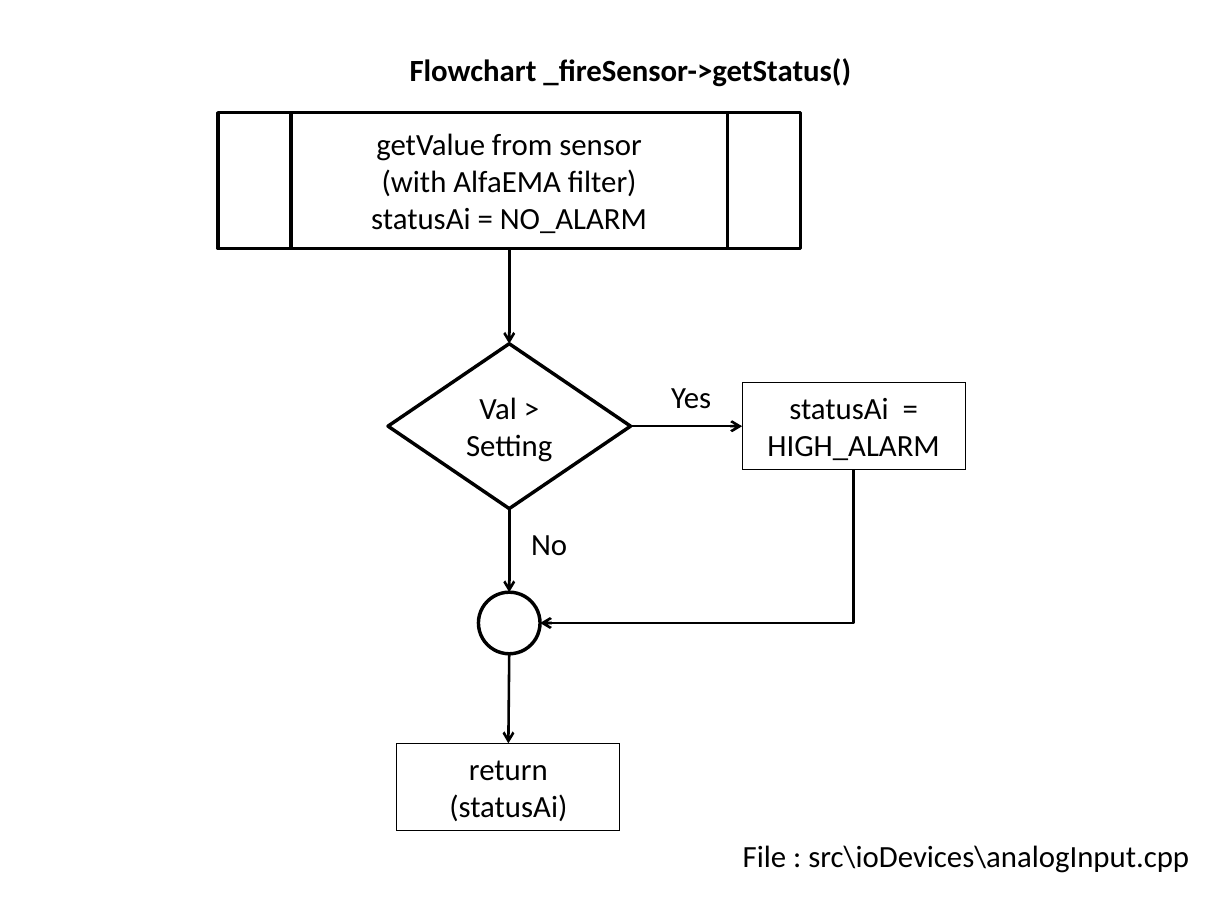
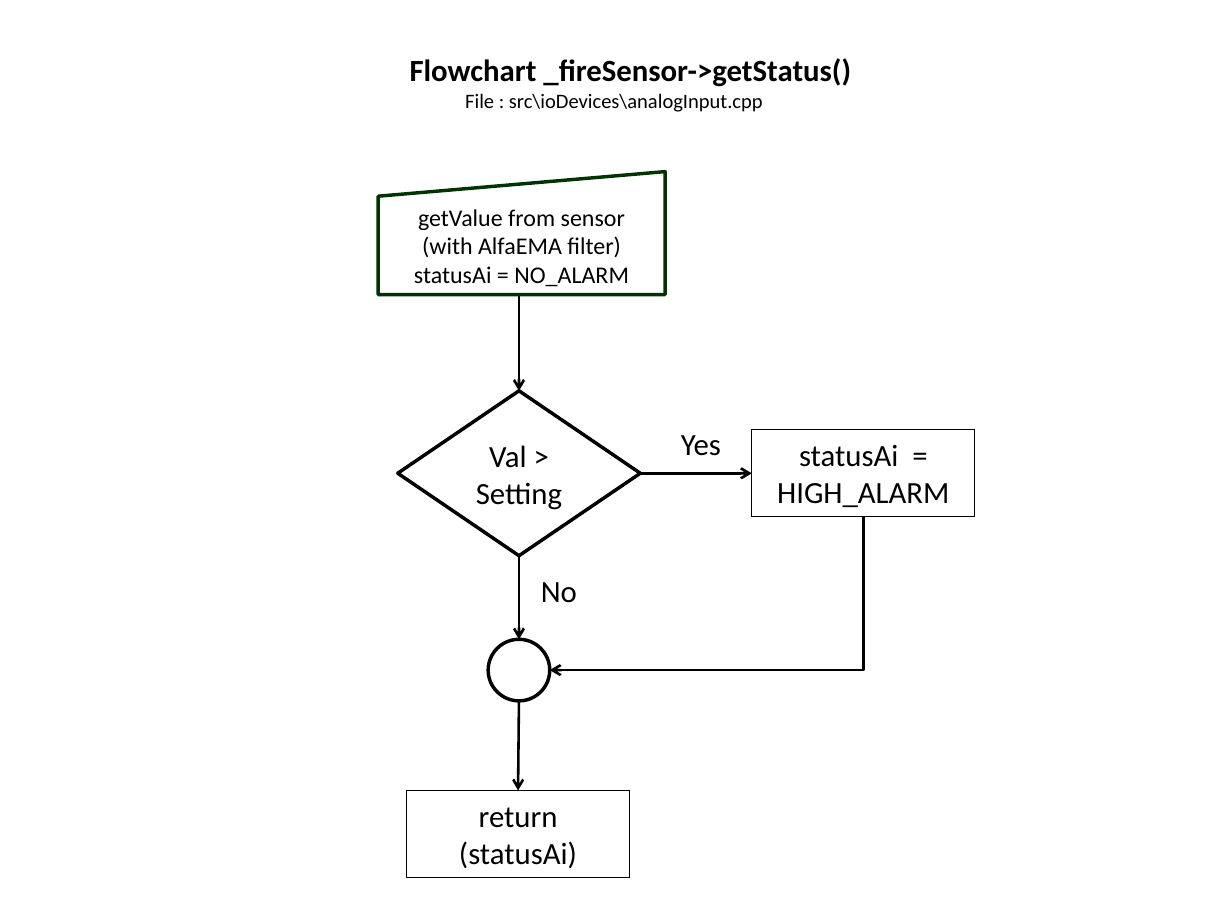
Before and after one commit to slametsampon/WFPS, a slide deck: slide 8 of resources/WFPS.pptx. Drawn at 1232x924 pixels with LibreOffice and Linux fonts; fonts in the diff are those of the drawing; background and template pictures are left out. Boxes give left, top, right and bottom in pixels: in the first picture for what was removed or moved away, otherwise in the second. Text is boxed around its words. In the diff, an @@ line names an element or a change of style, - is before the commit and + after.

```diff
--- a/resources/WFPS.pptx
+++ b/resources/WFPS.pptx
@@ text "File : src\ioDevices\analogInput.cpp": place and size @@
-text "File : src\ioDevices\analogInput.cpp" at box(743, 845, 1189, 873)
+text "File : src\ioDevices\analogInput.cpp" at box(465, 93, 763, 112)
@@ text "File : src\ioDevices\analogInput.cpp" at box(465, 93, 763, 112): size 18 to 12 pt @@
@@ flow chart manual input "getValue from sensor": place and size @@
-flow chart manual input "getValue from sensor" at box(218, 113, 800, 249)
+flow chart manual input "getValue from sensor" at box(378, 171, 665, 294)
@@ flow chart manual input "getValue from sensor" at box(378, 171, 665, 294): size 18 to 14 pt; flow chart predefined process to flow chart manual input; outline #000000 2 pt to #003300 2 pt @@
@@ elbow arrow moved from (854, 469) - (540, 623) to (864, 517) - (549, 670) @@
@@ 4 arrows, 2 texts, 1 diamond, 1 rectangle, 1 ellipse: place and size @@
-4 arrows, 2 texts, 1 diamond, 1 rectangle, 1 ellipse at box(388, 249, 965, 743)
+4 arrows, 2 texts, 1 diamond, 1 rectangle, 1 ellipse at box(398, 296, 975, 791)
@@ rectangle "return (statusAi)": place and size @@
-rectangle "return (statusAi)" at box(397, 743, 620, 830)
+rectangle "return (statusAi)" at box(407, 791, 630, 878)
```
Also in this commit, not shown: 6 other slides changed.
